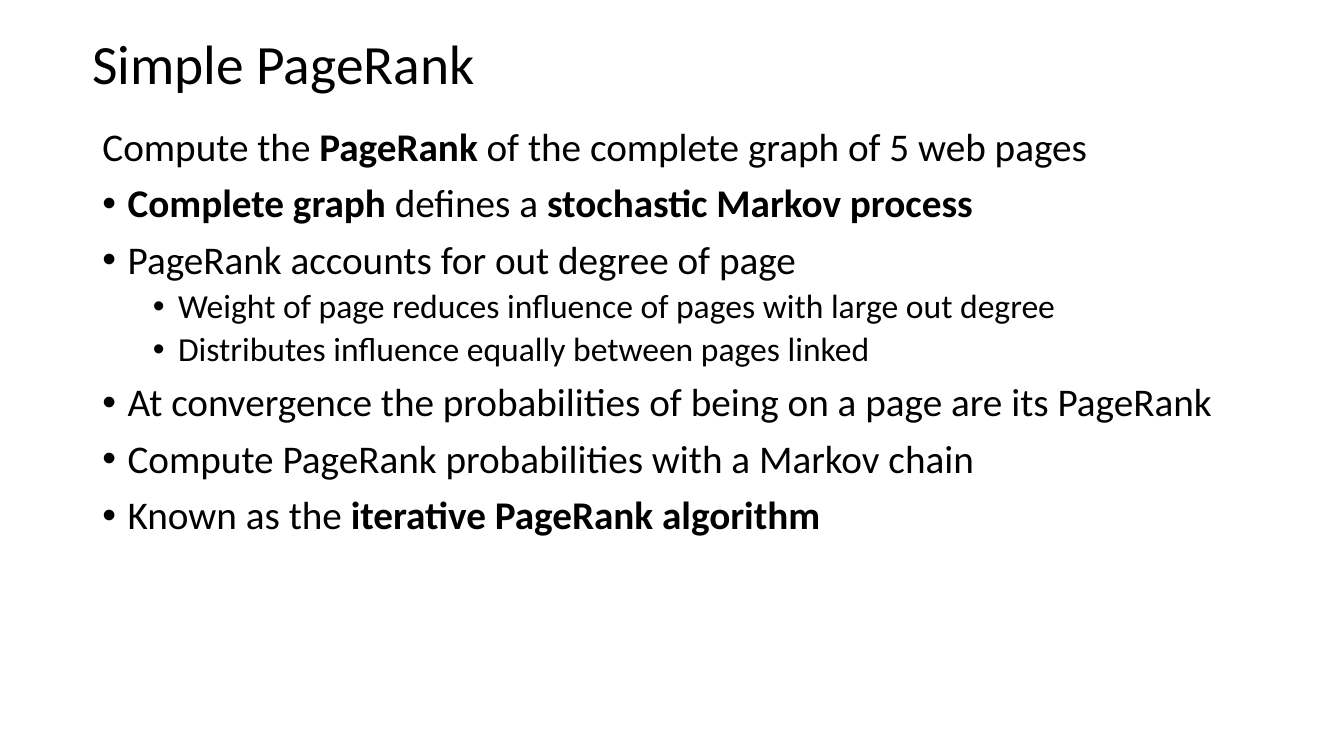
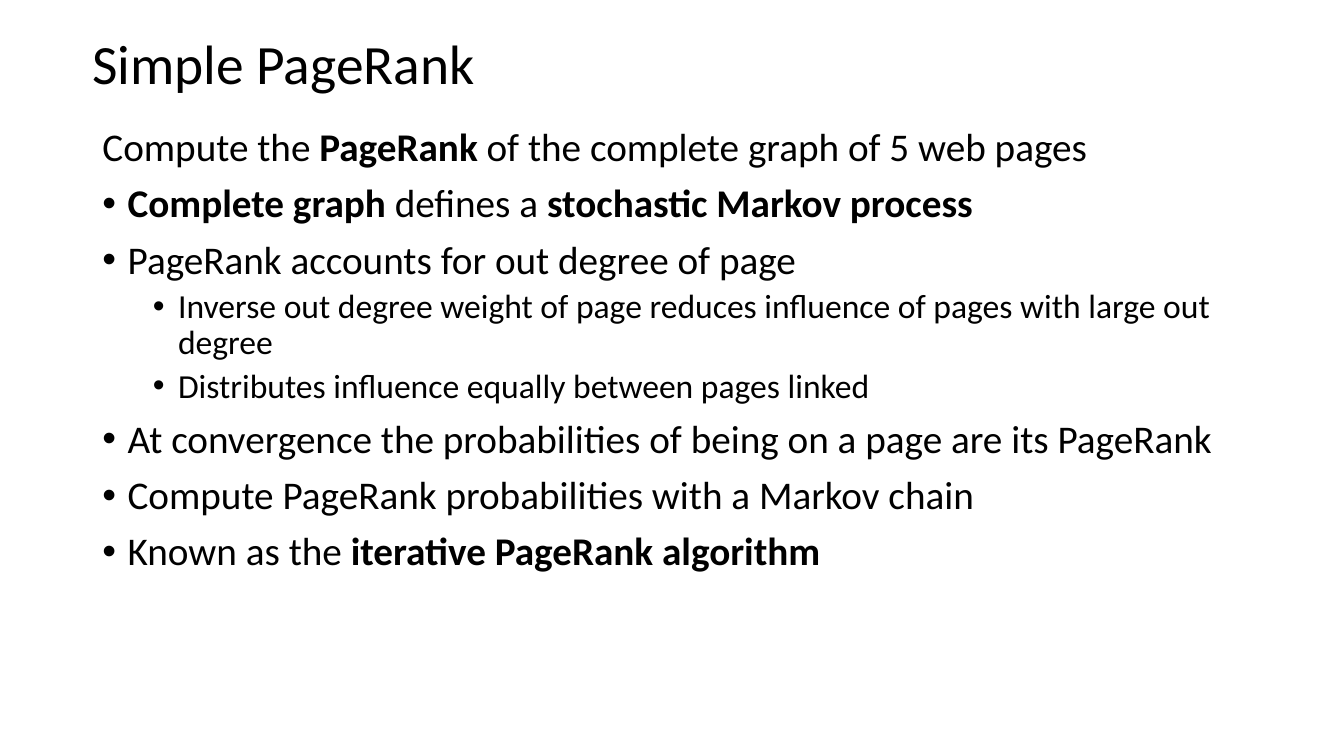
Before and after one commit to StephenElston/CSCI-E-108, a slide deck: slide 36 of slides/5_WebSearching.pptx. Drawn at 1344x756 pixels with LibreOffice and Linux fonts; fonts in the diff are those of the drawing. Boxes give left, top, right and bottom in pixels: in the first picture for what was removed or moved away, otherwise in the second. Text is boxed around its words. In the diff, an @@ line names an element or a change of style, - is before the commit and + after.

```diff
--- a/slides/5_WebSearching.pptx
+++ b/slides/5_WebSearching.pptx
@@ text at <box>178,294,1210,360</box>: text changed @@
-  • Weight of page reduces influence of pages with large out degree
+  • Inverse out degree weight of page reduces influence of pages with large out degree
```
Also in this commit, not shown: 6 other slides changed, 2 slides added, 2 slides removed.
